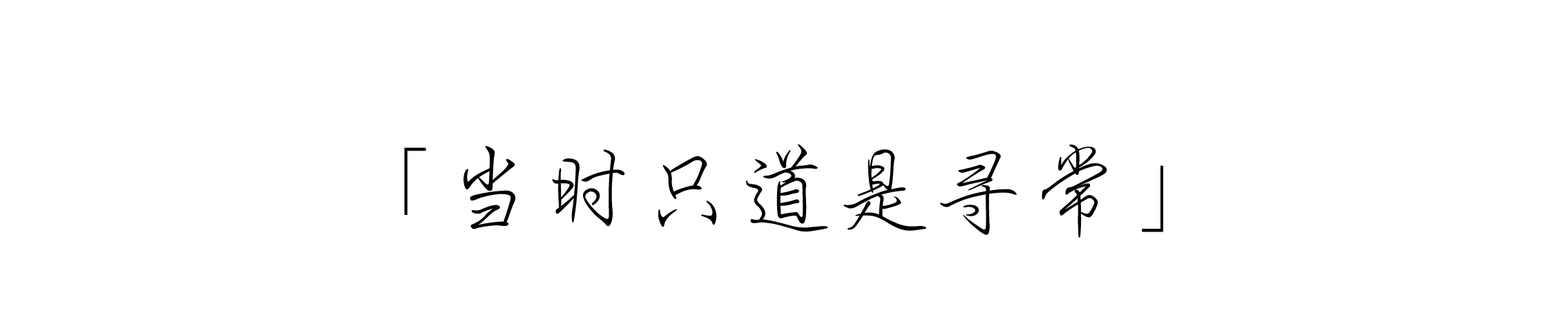
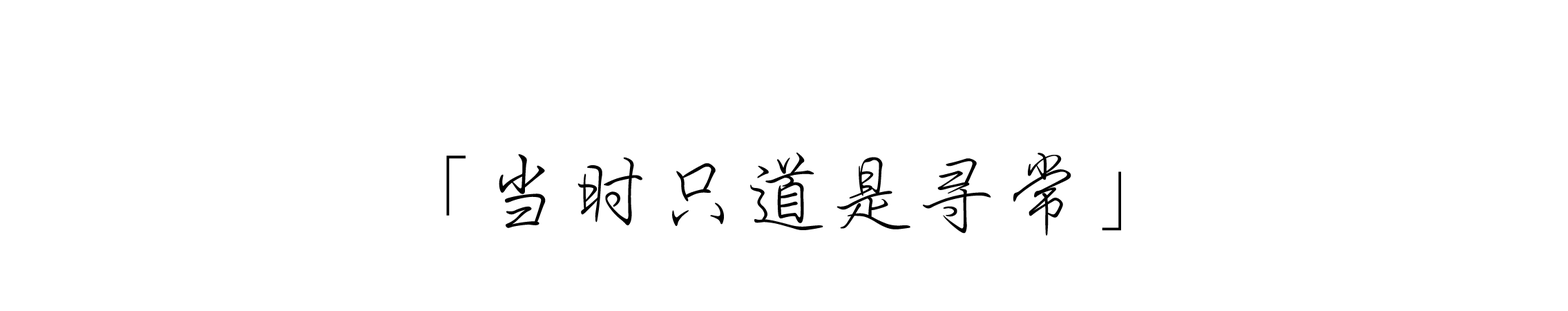
Layered file, before and after one edit (1568×311). Changes by layer:
painted on "「当时只道是寻常」" over [404, 143, 1164, 238]
